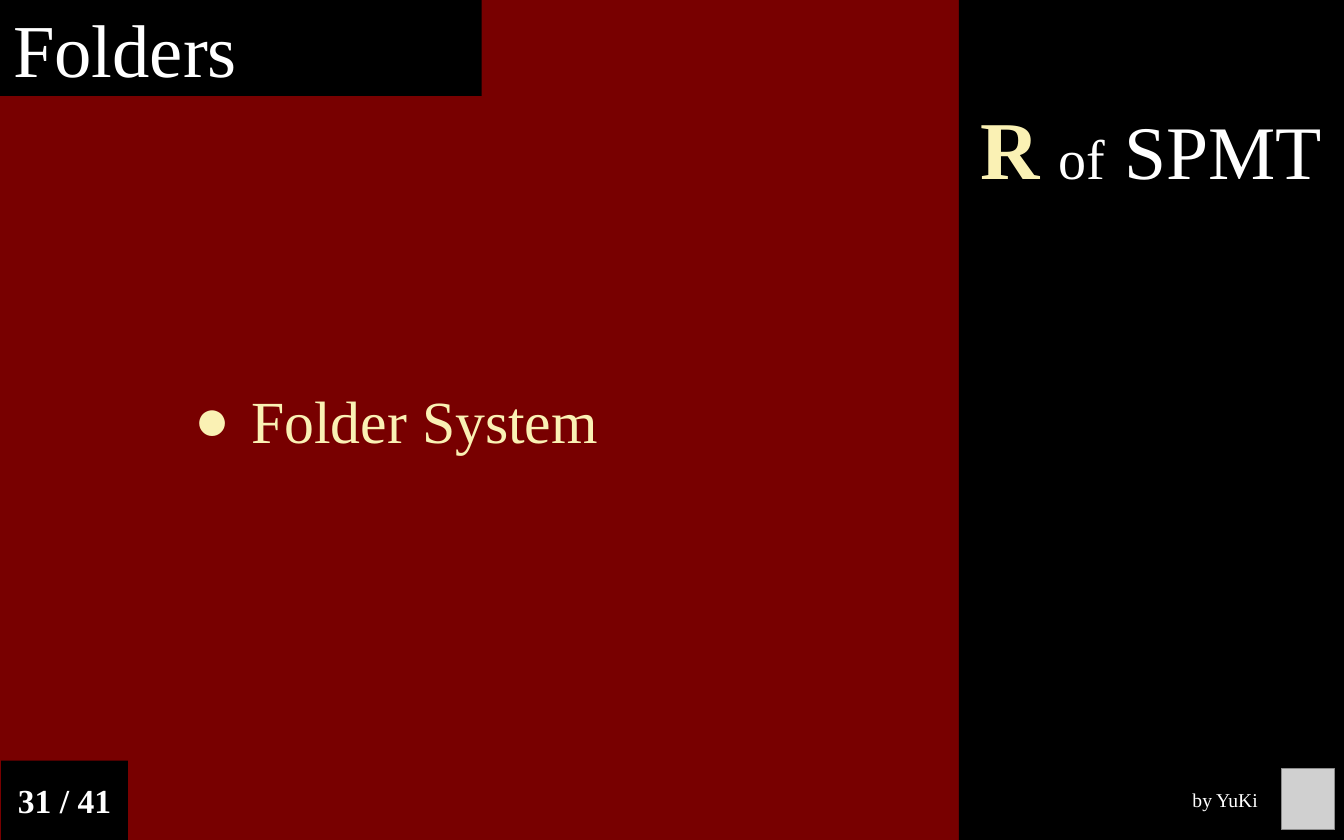
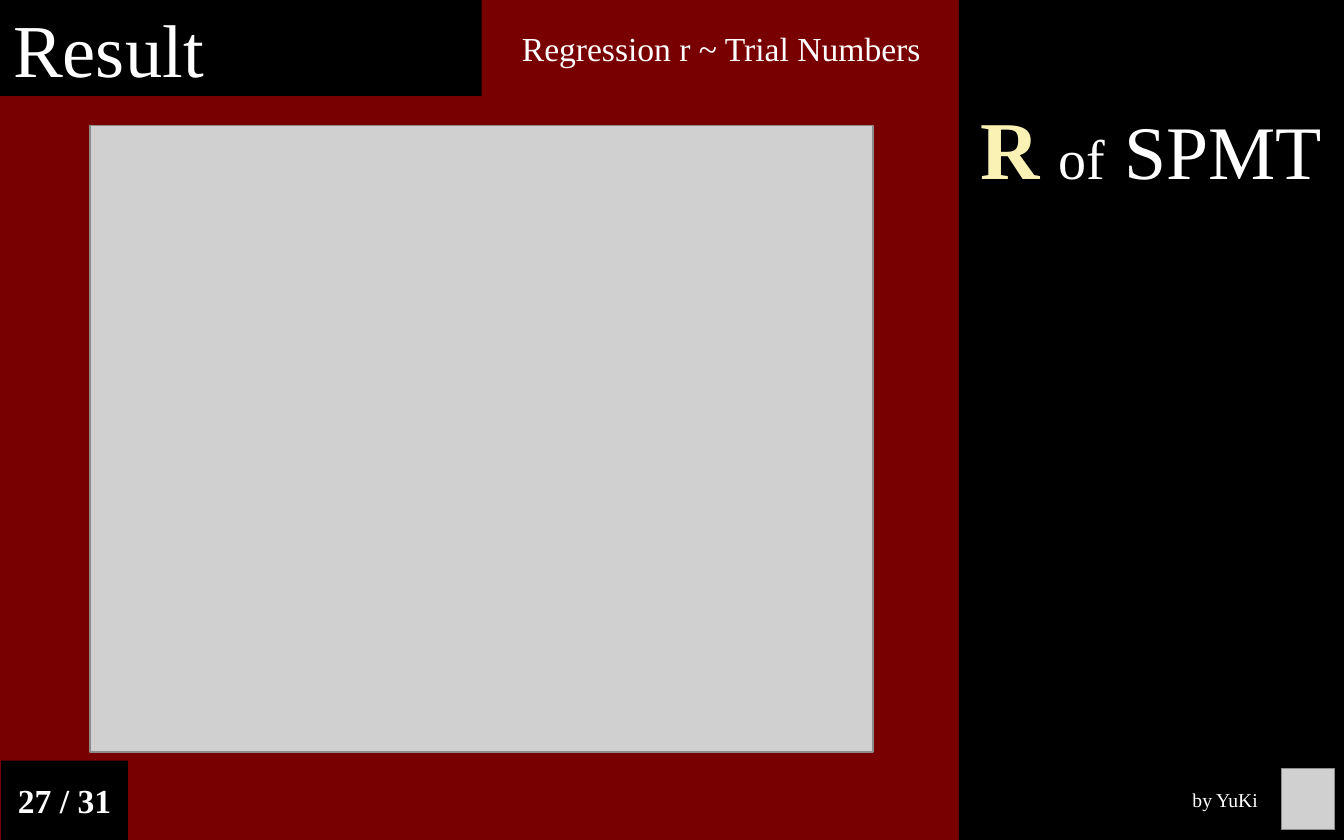
Before and after one commit to Chuan-Peng-Lab/ReliabilitySPE, a slide deck: slide 29 of 6_Reports/6_2_Phase_2/End_Semester_Report.pptx (slide 33 before the commit). Drawn at 1344x840 pixels with LibreOffice and Linux fonts; fonts in the diff are those of the drawing; grey boxes stand for pictures. Boxes give left, top, right and bottom in pixels: in the first picture for what was removed or moved away, otherwise in the second. Text is boxed around its words. In the diff, an @@ line names an element or a change of style, - is before the commit and + after.

```diff
--- a/6_Reports/6_2_Phase_2/End_Semester_Report.pptx
+++ b/6_Reports/6_2_Phase_2/End_Semester_Report.pptx
@@ text in rectangle at [13, 25, 204, 78]: text changed @@
-Folders
+Result
@@ text added at [522, 37, 920, 67], 18 pt, text #FFFFFF @@
+Regression r ~ Trial Numbers
@@ picture added at [90, 126, 872, 753] @@
@@ text removed at [251, 401, 598, 454] @@
-● Folder System
@@ text in rectangle at [18, 790, 112, 814]: text changed @@
-31 / 41
+27 / 31
```
Also in this commit, not shown: 33 other slides changed, 8 slides removed, 2 other files.
